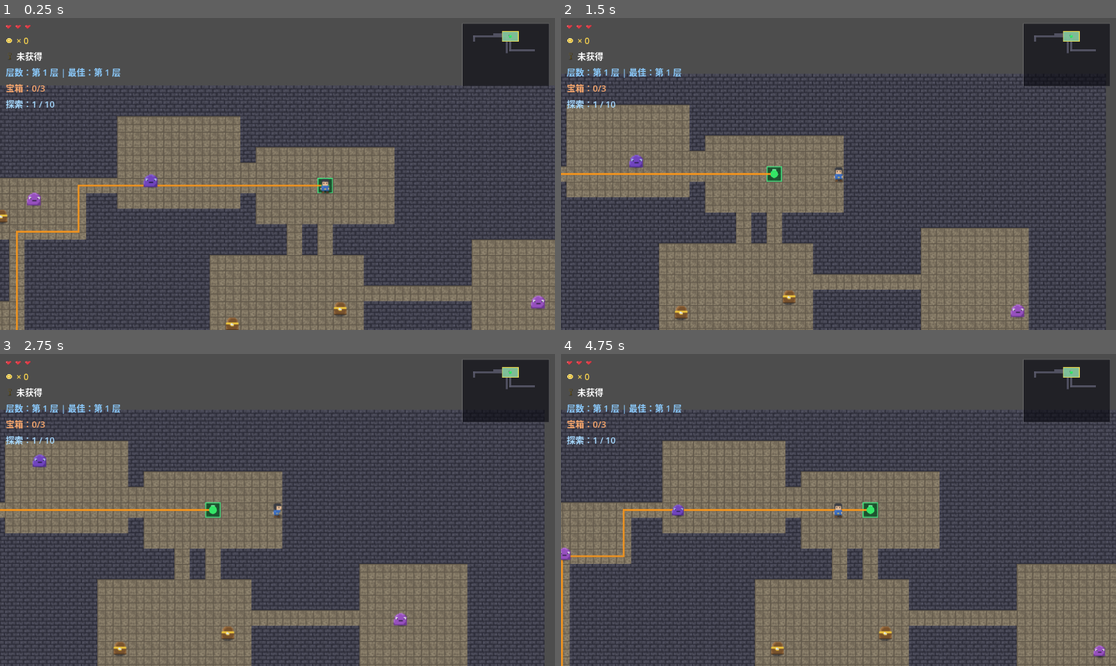
Above: before the commit, frames 1-4 (two rows, left to right).
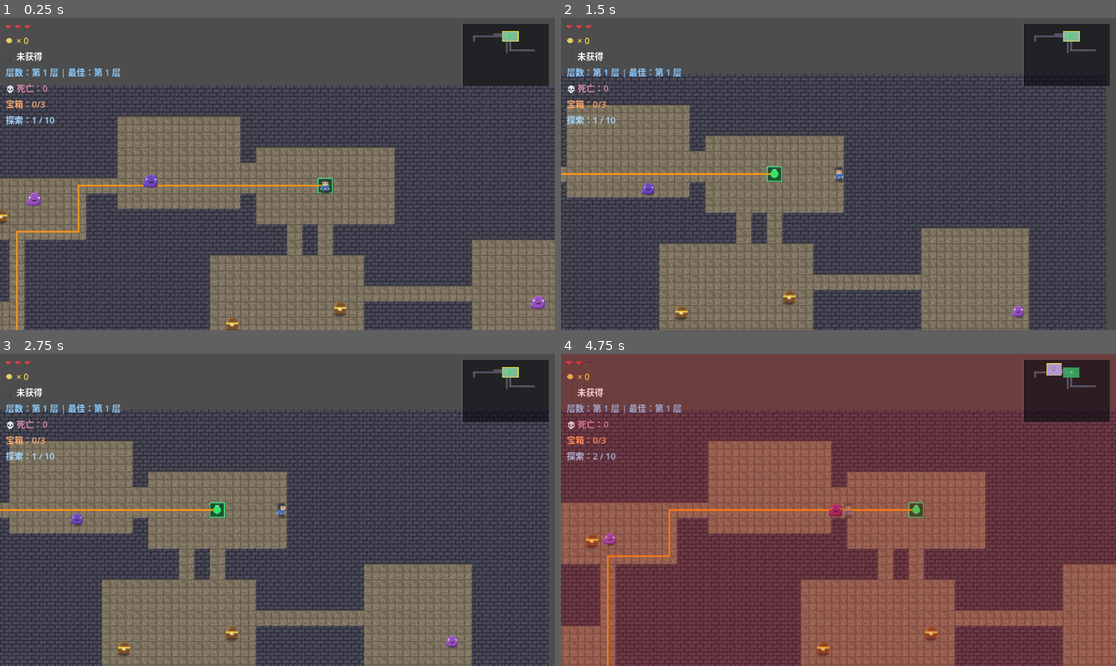
Above: after the commit, the same moments.

Repository: longray/godot_learn
Game: Godot game, scene res://lessons/lesson03_playable/lesson03.tscn
Same seed, same stepped clock (60 frames per second), same inputs: the game is played once before the commit and once after it.
Inputs (mouse positions are in pixels of both pictures, inside the frame that each line leads up to):
- Up to frame 1 (0.25 s): no input
- Up to frame 2 (1.5 s): tap Enter at 0.5 s; move the mouse to (960, 158) at 0.52 s; hold D (move_right) 0.53-1.25 s; tap Backspace at 0.6 s; click (960, 158) at 0.67 s; drag from (727, 189) to (683, 311) at 1.27 s
- Up to frame 3 (2.75 s): move the mouse to (333, 441) at 2.02 s; hold D (move_right) from 2.03 s (still down); tap Backspace at 2.1 s
- Up to frame 4 (4.75 s): release D (move_right) at 2.75 s; drag from (810, 572) to (599, 460) at 2.77 s; move the mouse to (1005, 556) at 3.52 s; hold A (move_left) 3.53-4.25 s; tap Backspace at 3.6 s; drag from (672, 463) to (1060, 631) at 4.27 s

The runs differ from the first frame. In frame 1, 0.4% of the frame differs, in the area x 1-10%, y 21-35%; in frame 2, 0.6%; in frame 3, 9.7%; in frame 4, 92%, in the area x 0-100%, y 0-100%.

Commit message:
feat: 第10课作业1/3——死亡次数HUD + Backspace删档快捷键

Diff:
--- a/2d_rpg_dungeon/lessons/lesson03_playable/dungeon_playable.gd
+++ b/2d_rpg_dungeon/lessons/lesson03_playable/dungeon_playable.gd
@@ -197,6 +197,18 @@
 
 	if key.pressed and not key.echo and key.keycode == KEY_R:
 		generate()
+
+	# 作业 3（第 10 课）：Backspace 删档重开（调试用——清空金币/最佳层数/死亡次数）
+	if key.pressed and not key.echo and key.keycode == KEY_BACKSPACE:
+		_delete_save()
+		gold_count = 0
+		best_floor = 1
+		total_deaths = 0
+		floor_number = 1
+		print("存档已删除，一切归零。")
+		_update_gold_hud()
+		_update_hud()
+		call_deferred("generate")
 
 
 func generate() -> void:
@@ -1285,6 +1297,10 @@
 	# 宝箱行无条件刷新（旧版嵌在 else 分支里，已获得钥匙时宝箱数不更新——顺手修正）
 	hud.update_treasure(treasure_count, treasure_cells.size())
 	hud.update_floor(floor_number, best_floor)
+
+	# 作业 1（第 10 课）：死亡次数行（长期纪录）
+	if hud.has_method("update_deaths"):
+		hud.update_deaths(total_deaths)
 
 
 func _update_gold_hud() -> void:
--- a/2d_rpg_dungeon/lessons/lesson03_playable/hud.gd
+++ b/2d_rpg_dungeon/lessons/lesson03_playable/hud.gd
@@ -10,6 +10,8 @@
 @onready var gold_label: Label = $VBoxContainer/GoldRow/GoldLabel
 @onready var key_label: Label = $VBoxContainer/KeyRow/KeyLabel
 @onready var floor_label: Label = $VBoxContainer/FloorLabel
+# 作业 1（第 10 课）：死亡计数行（与第 8 课 DeathLabel 死亡大字是两个节点，勿混淆）
+@onready var deaths_label: Label = $VBoxContainer/DeathLabel
 @onready var treasure_label: Label = $VBoxContainer/TreasureLabel
 @onready var explore_label: Label = $VBoxContainer/ExploreLabel
 
@@ -78,6 +80,12 @@
 	floor_label.add_theme_color_override("font_color", Color(0.55, 0.8, 1.0))
 
 
+func update_deaths(deaths: int) -> void:
+	# 作业 1（第 10 课）：死亡次数（长期纪录，来自存档）
+	deaths_label.text = "💀 死亡：%d" % deaths
+	deaths_label.add_theme_color_override("font_color", Color(0.85, 0.55, 0.65))
+
+
 func update_treasure(opened: int, total: int) -> void:
 	# 第 5 课格式迁移：已开 / 总数（宝箱拾取后不回收格子，总数稳定）
 	treasure_label.text = "宝箱：%d/%d" % [opened, total]
--- a/2d_rpg_dungeon/lessons/lesson03_playable/hud.tscn
+++ b/2d_rpg_dungeon/lessons/lesson03_playable/hud.tscn
@@ -63,7 +63,11 @@
 
 [node name="FloorLabel" type="Label" parent="VBoxContainer"]
 theme_override_font_sizes/font_size = 18
-text = "层数：第 1 层"
+text = "层数：第 1 层 | 最佳：第 1 层"
+
+[node name="DeathLabel" type="Label" parent="VBoxContainer"]
+theme_override_font_sizes/font_size = 18
+text = "💀 死亡：0"
 
 [node name="TreasureLabel" type="Label" parent="VBoxContainer"]
 theme_override_font_sizes/font_size = 18
